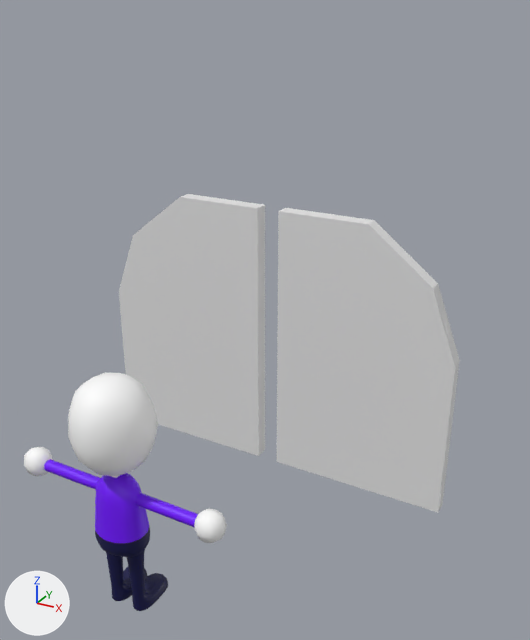
What one commit did to the Blender file Assets/Gates/Gates.blend.
One viewpoint serves both versions: a 50 mm camera at (2.62, -4.87, 3.74) aimed at (0.35, -0.73, 1.67). The axes (+X, +Y, +Z) are drawn at lower left. The lights are the same throughout.

The first picture shows 'Gate_Collision_L', 'Gate_Collision_R', 'Gate_Half_L', 'LoFi_Character_ScaleRef'.
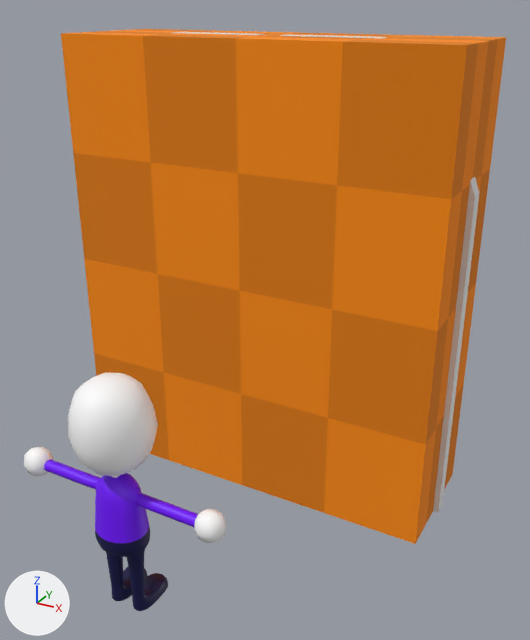
Where the change shows, as pixel boxes [x1, y1, x2, y2] in the pictures (530 x 640 px; the box of a moved part takes in the faces that stretch with it):
'Locked Door2', added (orange)
    after: [61, 29, 506, 544]
'Gate_Collision_L', reshaped (9% wider, 57% taller)
    before: [277, 208, 460, 512]
    after: [280, 34, 479, 512]
'Gate_Collision_R', reshaped
    before: [119, 194, 265, 456]
    after: [172, 32, 265, 35]
part 3 of me_cube_006, moved or reshaped (not visible afterwards)
    before: [443, 313, 451, 339]

The change in detail:
Picture '_albedo.png' (img_albedo_png) is new.
Material 'Material_0' (mat_material_0) is new.
Its texture is img_albedo_png.
Its roughness is 1.0.
me_cube has 16 vertices, 18 faces and spans x -1.54..-0.09, y -0.06..0.06, z 0.0..2.26.
me_cube is used by ob_gate_collision_r; location (0.0, 0.0, 0.0).
Before the commit, vertices of me_cube: 1 (-1.54, -0.06, 1.3) at pixel (118, 291), 3 (-1.54, 0.06, 1.3), 5 (-0.09, -0.06, 2.26) at pixel (257, 208), 7 (-0.09, 0.06, 2.26) at pixel (265, 204), 9 (-0.82, 0.06, 2.26) at pixel (188, 193).
Before the commit, vertices of me_cube: 11 (-0.82, -0.06, 2.26) at pixel (179, 196), 13 (-1.33, -0.06, 1.86) at pixel (133, 235), 14 (-1.33, 0.06, 1.86).
Part 1, on me_cube:
Vertices 1, 3, 5, 7, 9, 11, 13, 14 of me_cube move by (0.0, 0.0, 1.24).
me_cube_004 has 16 vertices, 18 faces and spans x 0.09..1.54, y -0.06..0.06, z 0.0..2.26.
me_cube_004 is used by ob_gate_collision_l; location (0.0, 0.0, 0.0).
Before the commit, vertices of me_cube_004: 1 (1.54, -0.06, 1.3) at pixel (455, 366), 3 (1.54, 0.06, 1.3) at pixel (459, 360), 5 (0.09, -0.06, 2.26) at pixel (278, 211), 7 (0.09, 0.06, 2.26) at pixel (285, 207), 9 (0.82, 0.06, 2.26) at pixel (374, 220).
Before the commit, vertices of me_cube_004: 11 (0.82, -0.06, 2.26) at pixel (368, 224), 13 (1.33, -0.06, 1.86) at pixel (433, 288), 14 (1.33, 0.06, 1.86) at pixel (438, 283).
Part 2, on me_cube_004:
Vertices 1, 3, 5, 7, 9, 11, 13, 14 of me_cube_004 move by (0.0, 0.0, 1.24).
me_cube_006 has 585 vertices, 614 faces and spans x 0.1..1.53, y -0.05..0.05, z 0.0..2.24.
me_cube_006 is used by ob_gate_half_l; location (0.0, 0.0, 0.0).
me_cube_006 part 3: all 287 vertices in x 0.1..1.53, y -0.05..0.05, z 1.09..2.24 are moved by (0.0, 0.0, 1.24).
Mesh me_mesh_0 is new.
It has 36 vertices, 12 faces and spans x -1.5..1.5, y -0.5..0.5, z -1.5..2.0.
It uses material mat_material_0 (picture img_albedo_png).
Object 'Locked Door2' (ob_locked_door2) is new; it shows me_mesh_0.
Its parent is ob_lockdoor.
Its location is (0.0, 0.0, 1.5).
Object 'LockDoor' (ob_lockdoor) is new.
Its location is (0.0, 0.0, 0.0).
